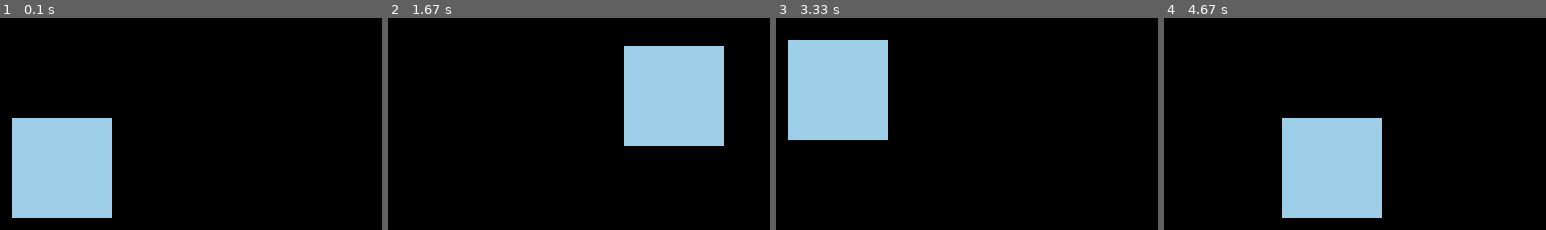
Above: before the commit, frames 1-4 (left to right).
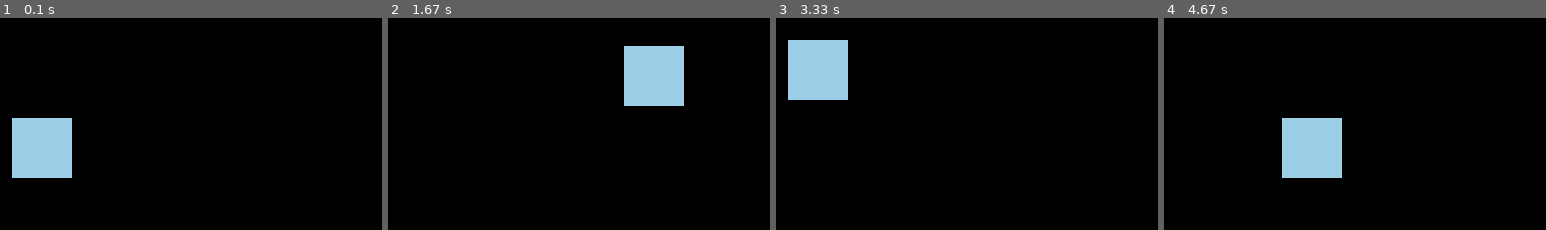
Above: after the commit, the same moments.

Repository: saiee-g/Playing-with-pygame
Game: pygame game, started from boxgame.py
Same seed, same stepped clock (60 frames per second), same inputs: the game is played once before the commit and once after it.
Inputs:
- Up to frame 1 (0.1 s): no input
- Up to frame 2 (1.67 s): hold Right 0.33-0.8 s; hold Up 0.83-1.13 s; hold Right 1.17-1.63 s
- Up to frame 3 (3.33 s): hold Left 1.67-2.2 s; hold Down 2.23-2.53 s; hold Left 2.57-2.97 s; hold Up from 3 s (still down)
- Up to frame 4 (4.67 s): release Up at 3.37 s; hold Right 3.4-4.03 s; hold Down 4.07-4.43 s; hold Left from 4.47 s (still down)

The runs differ from the first frame. In frame 1, 7.9% of the frame differs, in the area x 3-30%, y 47-95%; in frame 2, 7.9%; in frame 3, 7.9%; in frame 4, 7.9%.

Commit message:
Update boxgame.py

Diff:
--- a/boxgame.py
+++ b/boxgame.py
@@ -8,7 +8,7 @@
 
 screen = pygame.display.set_mode((screenWidth, screenHeight))
 
-player = pygame.Rect(((screenWidth-50)/2, (screenHeight-50)/2, 50, 50))
+player = pygame.Rect(((screenWidth-50)/2, (screenHeight-50)/2, 30, 30))
 
 run = True
 while run:
